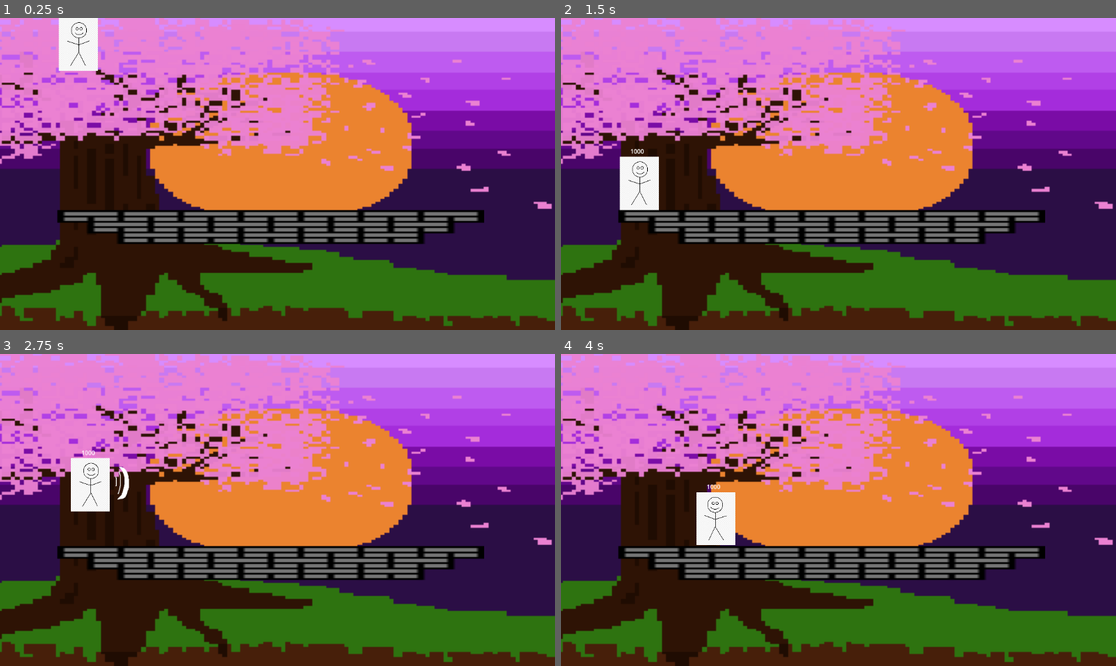
Above: before the commit, frames 1-4 (two rows, left to right).
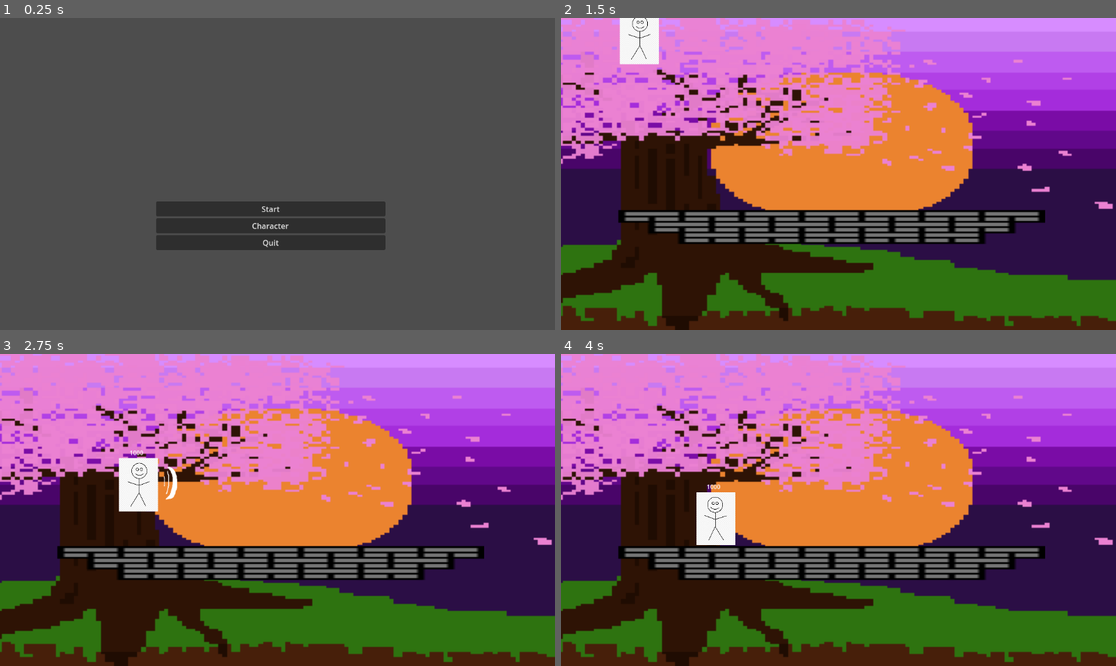
Above: after the commit, the same moments.

Repository: Iemonaide/fightinggame
Game: Godot game, scene res://scenes/startmenu.tscn
Two runs of this game, one before a commit and one after it. Both use one fixed random seed, a clock stepped at 60 frames per second and the inputs below. Before the commit the project starts from res://scenes/game.tscn.
Inputs (mouse positions are in pixels of both pictures, inside the frame that each line leads up to):
- Up to frame 1 (0.25 s): no input
- Up to frame 2 (1.5 s): click (832, 227) at 0.5 s, where only the run after the commit has a clickable "Character"; click (832, 208) at 1.25 s, where only the run after the commit has a clickable "Start"
- Up to frame 3 (2.75 s): move the mouse to (399, 494) at 2.02 s; press the mouse at (399, 494) at 2.03 s; hold D (right) from 2.03 s (still down); tap Space (jump) at 2.27 s
- Up to frame 4 (4 s): move the mouse to (727, 525) at 2.77 s; release the mouse at (727, 525) at 2.78 s; click (727, 525) at 2.85 s; tap Space (jump) at 3.02 s; move the mouse to (894, 441) at 3.52 s; release D (right) at 3.53 s; press the mouse at (894, 441) at 3.53 s; hold A (left) from 3.53 s (still down)

The runs differ from the first frame. In frame 1, 99% of the frame differs, in the area x 0-100%, y 0-100%; in frame 2, 2.3%; in frame 3, 2.6%; in frame 4, less than 0.1%.

Commit message:
did a lot
start menu and created character select screen

Diff:
--- a/fightinggame/project.godot
+++ b/fightinggame/project.godot
@@ -11,7 +11,7 @@
 [application]
 
 config/name="fightinggame"
-run/main_scene="uid://cctvitcnrt3e4"
+run/main_scene="uid://b2ipsov4n8jwo"
 config/features=PackedStringArray("4.4", "Forward Plus")
 config/icon="res://icon.svg"
 
--- a/fightinggame/scenes/character_body_2d.tscn
+++ b/fightinggame/scenes/character_body_2d.tscn
@@ -2,7 +2,7 @@
 
 [ext_resource type="Script" uid="uid://cpnbqt0wc0h40" path="res://scripts/character_body_2d.gd" id="1_g2brh"]
 [ext_resource type="Texture2D" uid="uid://cv410md4u5sco" path="res://assets/tempguy.jpg" id="1_lj8jo"]
-[ext_resource type="Script" uid="uid://c5agkmuhf1fn8" path="res://scenes/label.gd" id="3_dn4c7"]
+[ext_resource type="Script" uid="uid://c5agkmuhf1fn8" path="res://scripts/label.gd" id="3_dn4c7"]
 [ext_resource type="Texture2D" uid="uid://c48cedcjb6khm" path="res://assets/tempslash.png" id="4_4vejd"]
 
 [sub_resource type="RectangleShape2D" id="RectangleShape2D_lj8jo"]
--- /dev/null
+++ b/fightinggame/scenes/charselectmenu.tscn
@@ -0,0 +1,9 @@
+[gd_scene format=3 uid="uid://bn4dm7j3q1fv8"]
+
+[node name="charselectmenu" type="Control"]
+layout_mode = 3
+anchors_preset = 15
+anchor_right = 1.0
+anchor_bottom = 1.0
+grow_horizontal = 2
+grow_vertical = 2
--- a/fightinggame/scenes/startmenu.tscn
+++ b/fightinggame/scenes/startmenu.tscn
@@ -1,4 +1,6 @@
-[gd_scene format=3 uid="uid://b2ipsov4n8jwo"]
+[gd_scene load_steps=2 format=3 uid="uid://b2ipsov4n8jwo"]
+
+[ext_resource type="Script" uid="uid://dwiogrl1nxll7" path="res://scripts/startmenu.gd" id="1_u4tt2"]
 
 [node name="startmenu" type="Control"]
 layout_mode = 3
@@ -7,3 +9,34 @@
 anchor_bottom = 1.0
 grow_horizontal = 2
 grow_vertical = 2
+size_flags_horizontal = 4
+script = ExtResource("1_u4tt2")
+
+[node name="VBoxContainer" type="VBoxContainer" parent="."]
+layout_mode = 1
+anchors_preset = -1
+anchor_left = 0.281
+anchor_top = 0.545
+anchor_right = 0.694
+anchor_bottom = 0.789
+offset_left = 0.287964
+offset_top = -0.160004
+offset_right = 0.511963
+offset_bottom = -0.272034
+grow_horizontal = 2
+grow_vertical = 2
+alignment = 1
+
+[node name="startbutton" type="Button" parent="VBoxContainer"]
+layout_mode = 2
+text = "Start"
+
+[node name="charselectbutton" type="Button" parent="VBoxContainer"]
+layout_mode = 2
+text = "Character"
+
+[node name="quitbutton" type="Button" parent="VBoxContainer"]
+layout_mode = 2
+text = "Quit"
+
+[connection signal="pressed" from="VBoxContainer/startbutton" to="." method="_on_startbutton_pressed"]
--- /dev/null
+++ b/fightinggame/scripts/startmenu.gd
@@ -0,0 +1,5 @@
+extends Control
+
+
+func _on_startbutton_pressed() -> void:
+	get_tree().change_scene_to_file("res://scenes/game.tscn")
Renamed: fightinggame/scenes/label.gd -> fightinggame/scripts/label.gd
Renamed: fightinggame/scenes/label.gd.uid -> fightinggame/scripts/label.gd.uid
Not shown, added: fightinggame/scripts/startmenu.gd.uid
